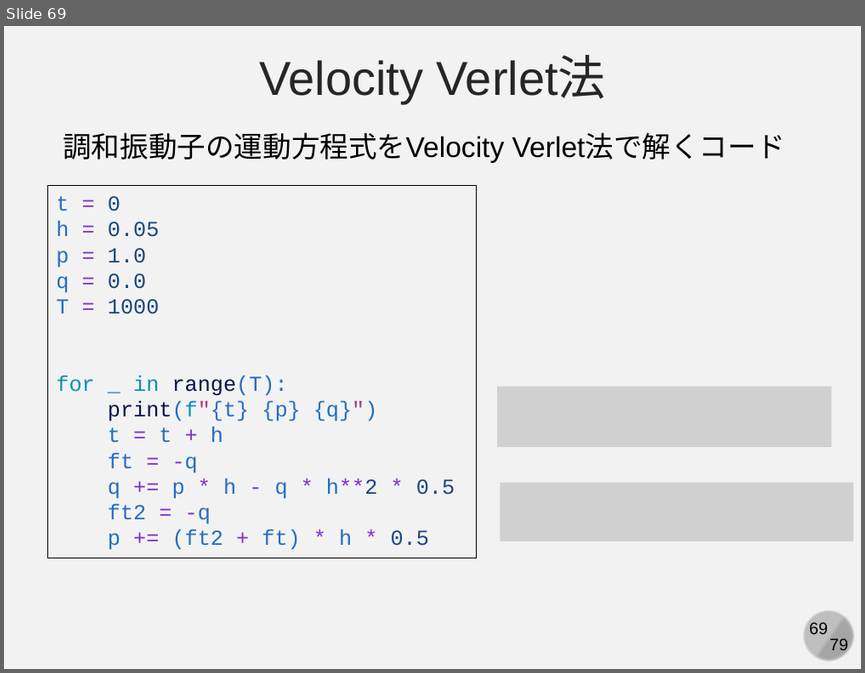
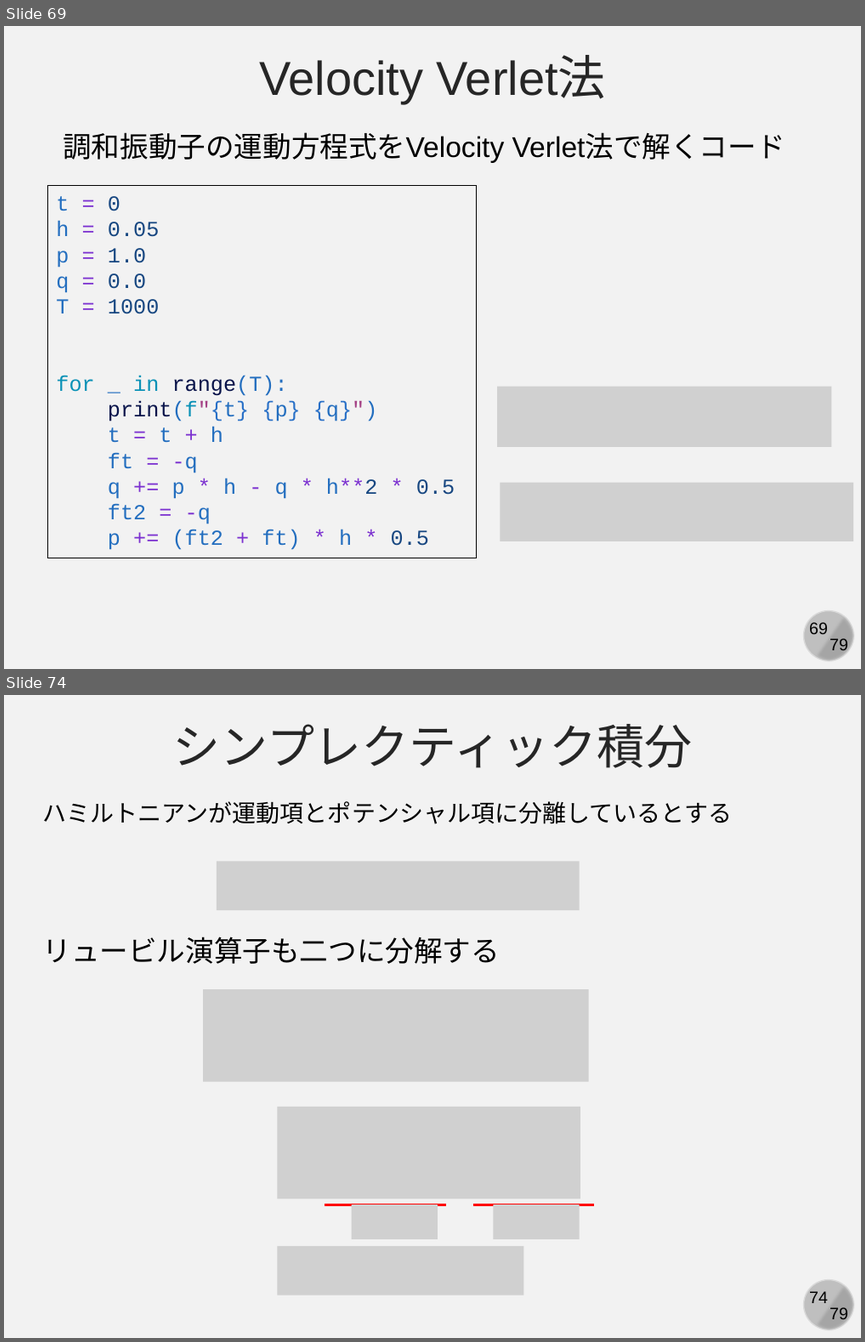
Before and after one commit to kaityo256/simulation_engineering, a slide deck: 05_md_basic/simulation05.pptx. Shown one above the other, each under a label of ours: slide 69 before the commit, slides 69 and 74 after it; the slides between them are not shown. The pictures are 865x673 and 865x1342 pixels, drawn with LibreOffice and Linux fonts; fonts in the diff are those of the drawing; grey boxes stand for pictures. Boxes give left, top, right and bottom in pixels: in the first picture for what was removed or moved away, otherwise in the second. Text is boxed around its words. In the diff, an @@ line names an element or a change of style, - is before the commit and + after.

```diff
--- a/05_md_basic/simulation05.pptx
+++ b/05_md_basic/simulation05.pptx
@@ slide 74 added at bbox=[4, 695, 861, 1338], background #F2F2F2; not listed: 4 template elements that a slide beside it also shows @@
@@ text added at bbox=[173, 724, 692, 768], 40 pt, text #262626 @@
+シンプレクティック積分
@@ text added at bbox=[43, 801, 732, 824], 20 pt, text #000000 @@
+ハミルトニアンが運動項とポテンシャル項に分離しているとする
@@ picture added at bbox=[216, 862, 579, 910] @@
@@ text added at bbox=[43, 936, 500, 964], 24 pt, text #000000 @@
+リュービル演算子も二つに分解する
@@ picture added at bbox=[203, 990, 588, 1083] @@
@@ picture added at bbox=[278, 1106, 580, 1199] @@
@@ line added from (324, 1204) to (446, 1204), #FF0000 2.25 pt @@
@@ picture added at bbox=[352, 1204, 438, 1238] @@
@@ line added from (472, 1204) to (595, 1204), #FF0000 2.25 pt @@
@@ picture added at bbox=[494, 1204, 579, 1238] @@
@@ picture added at bbox=[278, 1246, 524, 1295] @@
```
Also in this commit, not shown: 1 slide changed, 8 other slides added.
